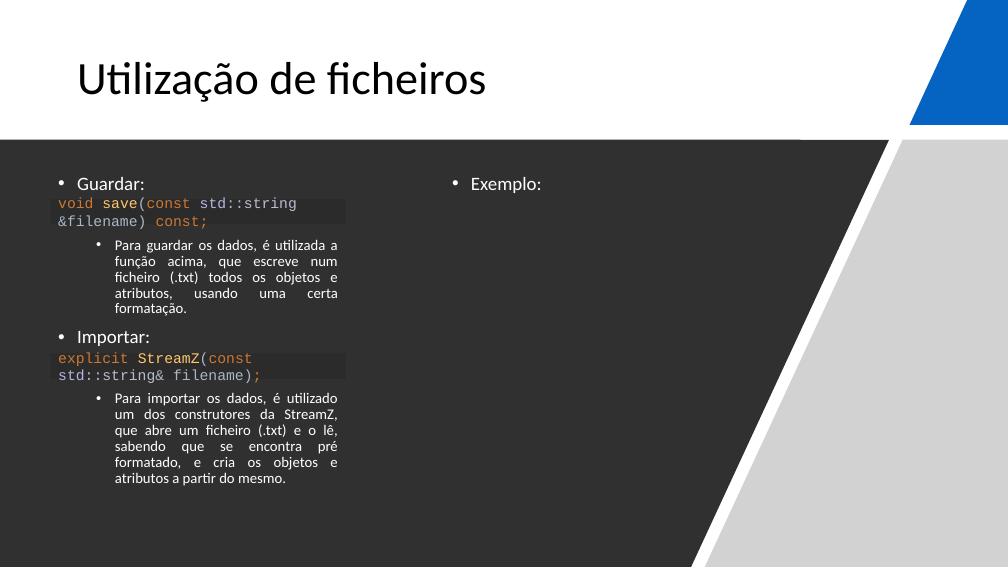
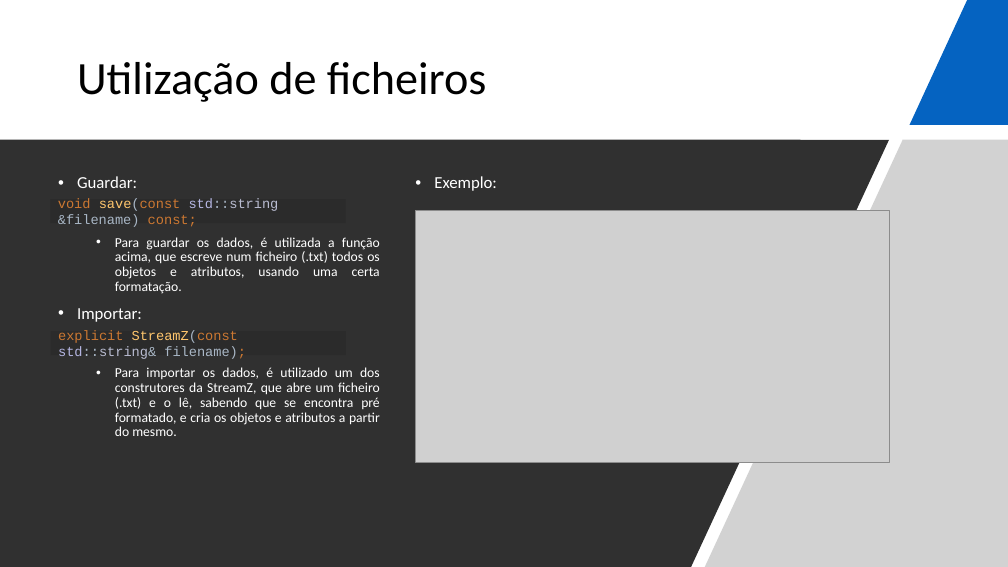
Before and after one commit to lucascalvet/2020_21_AEDA_StreamZ, a slide deck: slide 5 of StreamZ_presentation.pptx. Drawn at 1008x567 pixels with LibreOffice and Linux fonts; fonts in the diff are those of the drawing; grey boxes stand for pictures. Boxes give left, top, right and bottom in pixels: in the first picture for what was removed or moved away, otherwise in the second. Text is boxed around its words. In the diff, an @@ line names an element or a change of style, - is before the commit and + after.

```diff
--- a/StreamZ_presentation.pptx
+++ b/StreamZ_presentation.pptx
@@ text "Guardar:" at bbox=[77, 176, 380, 436]: size 18 to 16 pt in "Guardar:", "Importar:"; size 14 to 13 pt @@
@@ text "Exemplo:": place and size @@
-text "Exemplo:" at bbox=[471, 177, 542, 193]
+text "Exemplo:" at bbox=[434, 176, 497, 191]
@@ text "Exemplo:" at bbox=[434, 176, 497, 191]: size 18 to 16 pt @@
@@ text "void save(const std::string &filename) const;" at bbox=[58, 198, 279, 227]: size 14 to 13 pt @@
@@ picture added at bbox=[416, 210, 889, 463] @@
@@ text "explicit StreamZ(const std::string& filename);" at bbox=[58, 330, 246, 359]: size 14 to 13 pt @@
@@ text "explicit StreamZ(const std::string& filename);": place and size @@
-text "explicit StreamZ(const std::string& filename);" at bbox=[58, 352, 262, 383]
+text "explicit StreamZ(const std::string& filename);" at bbox=[58, 330, 246, 359]
```
Also in this commit, not shown: 10 other slides changed, 1 slide removed, 1 other file.
